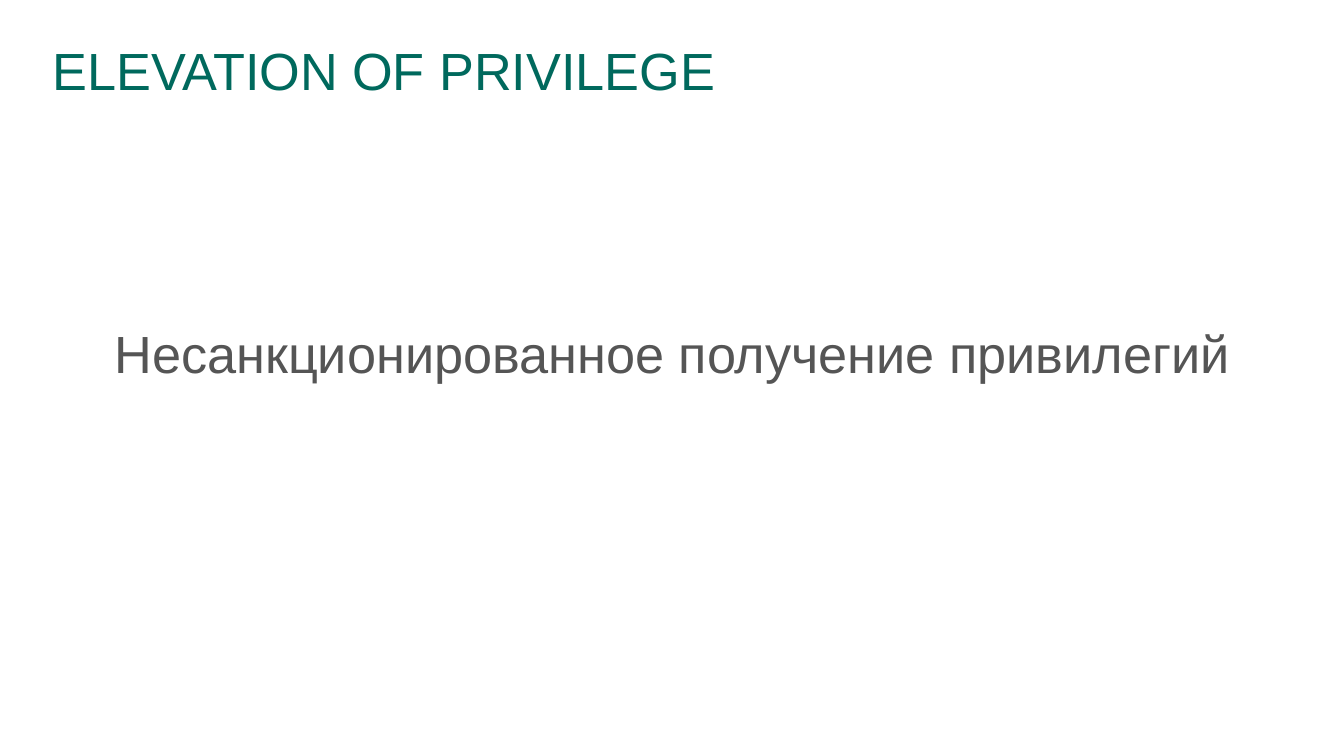
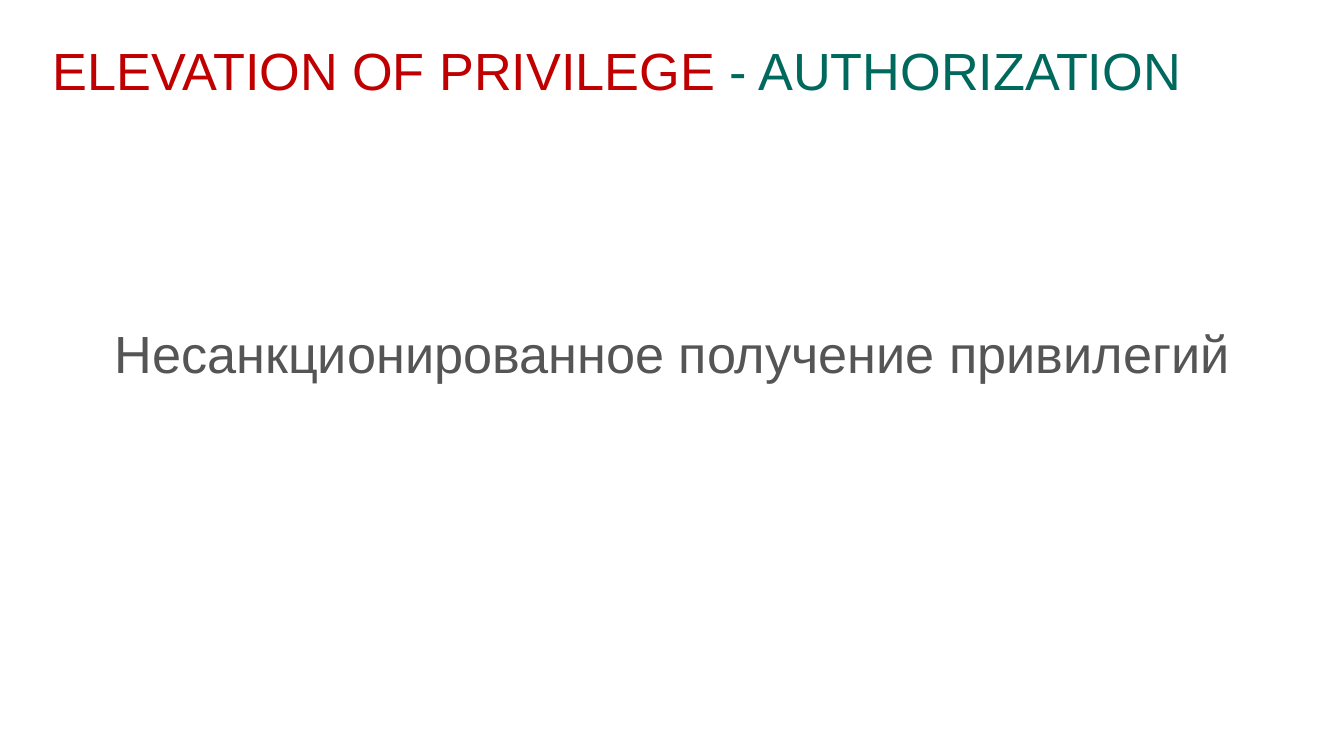
Before and after one commit to prograholic/prograholic.github.io, a slide deck: slide 14 of nsu_31_01_2017/31.01.2017_kutumov.pptx (slide 15 before the commit). Drawn at 1344x756 pixels with LibreOffice and Linux fonts; fonts in the diff are those of the drawing; background and template pictures are left out. Boxes give left, top, right and bottom in pixels: in the first picture for what was removed or moved away, otherwise in the second. Text is boxed around its words. In the diff, an @@ line names an element or a change of style, - is before the commit and + after.

```diff
--- a/nsu_31_01_2017/31.01.2017_kutumov.pptx
+++ b/nsu_31_01_2017/31.01.2017_kutumov.pptx
@@ title at box(53, 53, 1180, 91): text changed; text colour #00695D to #C00000 @@
-ELEVATION OF PRIVILEGE
+ELEVATION OF PRIVILEGE - AUTHORIZATION
```
Also in this commit, not shown: 8 other slides changed, 1 slide added, 1 slide removed, 1 other file.
